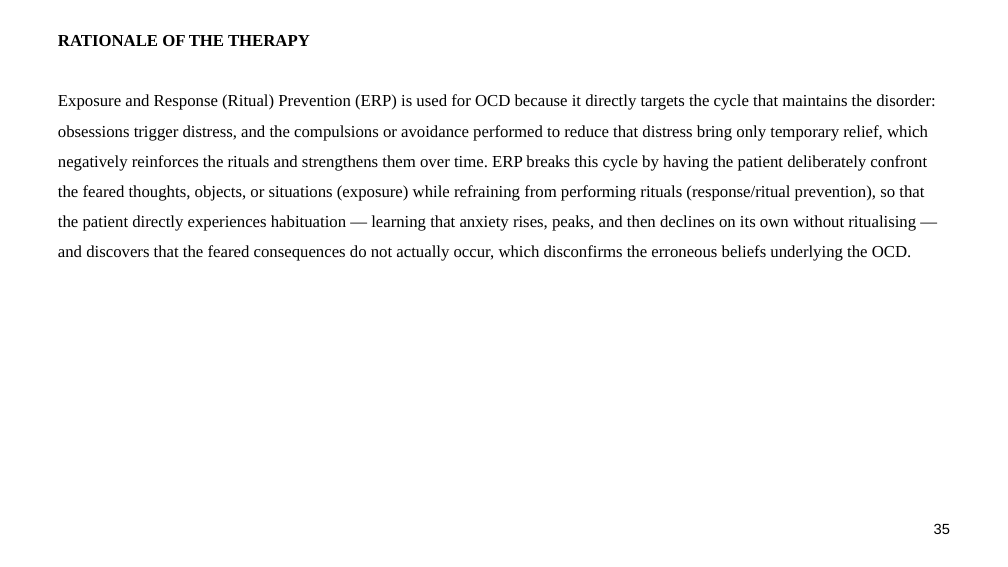
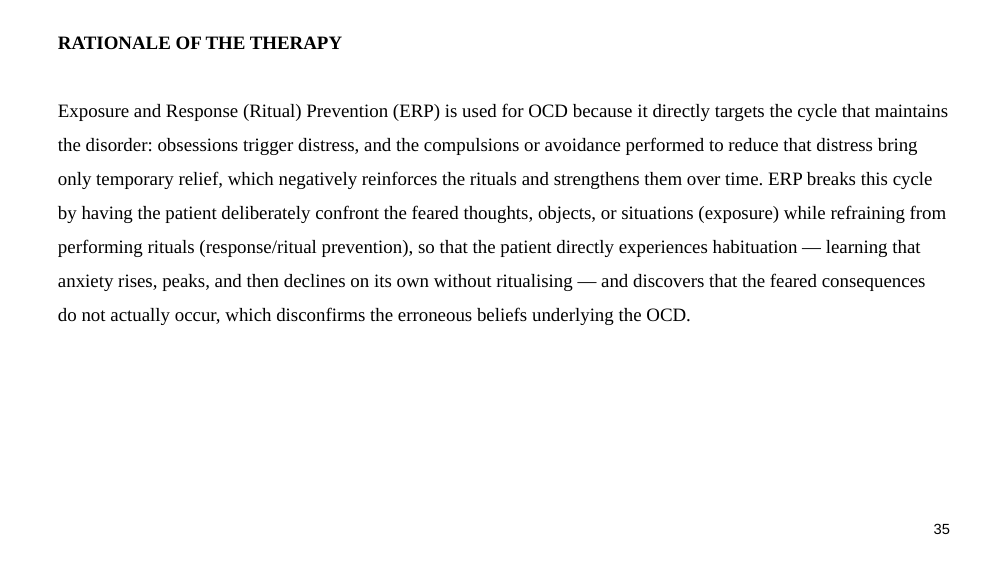
Before and after one commit to tejasdangodra786-byte/Dango-kiro, a slide deck: slide 35 of Sapna_Ahirwar_Case_Conference.pptx. Drawn at 1008x567 pixels with LibreOffice and Linux fonts; fonts in the diff are those of the drawing; background and template pictures are left out. Boxes give left, top, right and bottom in pixels: in the first picture for what was removed or moved away, otherwise in the second. Text is boxed around its words. In the diff, an @@ line names an element or a change of style, - is before the commit and + after.

Commit message:
Increase all font sizes by 2pt (body 18pt, title 74pt, subtitle 22pt)
Text remains in standard editable placeholders/textboxes (fully editable
in PowerPoint). Content and corrections unchanged.

```diff
--- a/Sapna_Ahirwar_Case_Conference.pptx
+++ b/Sapna_Ahirwar_Case_Conference.pptx
@@ title "RATIONALE OF THE THERAPY" at (58,36,948,325): size 16 to 18 pt @@
```
Also in this commit, not shown: 42 other slides changed.
